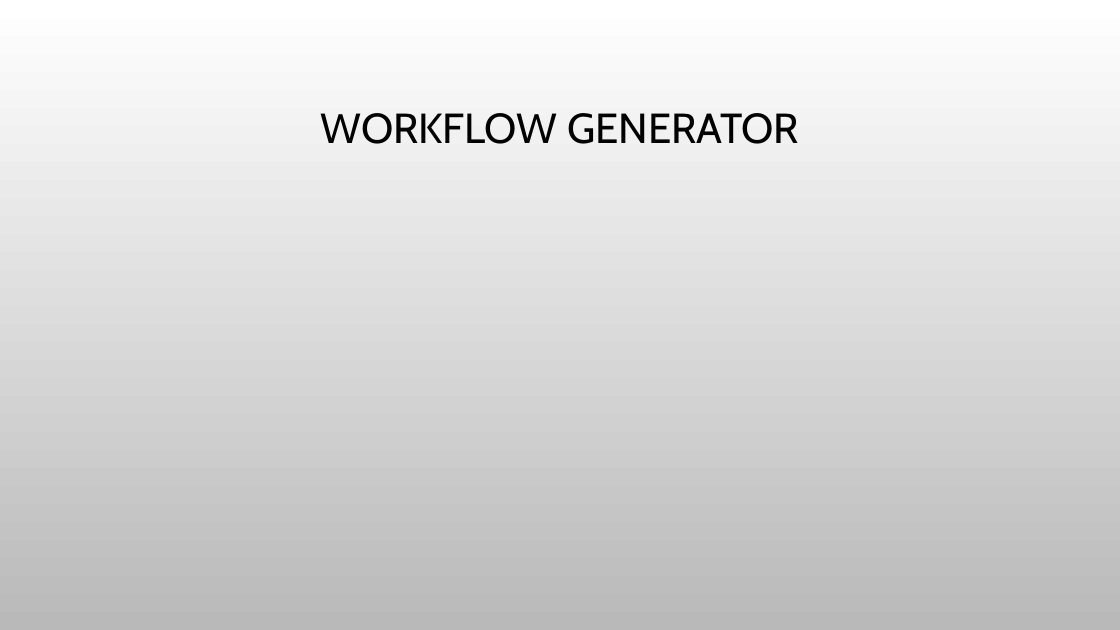
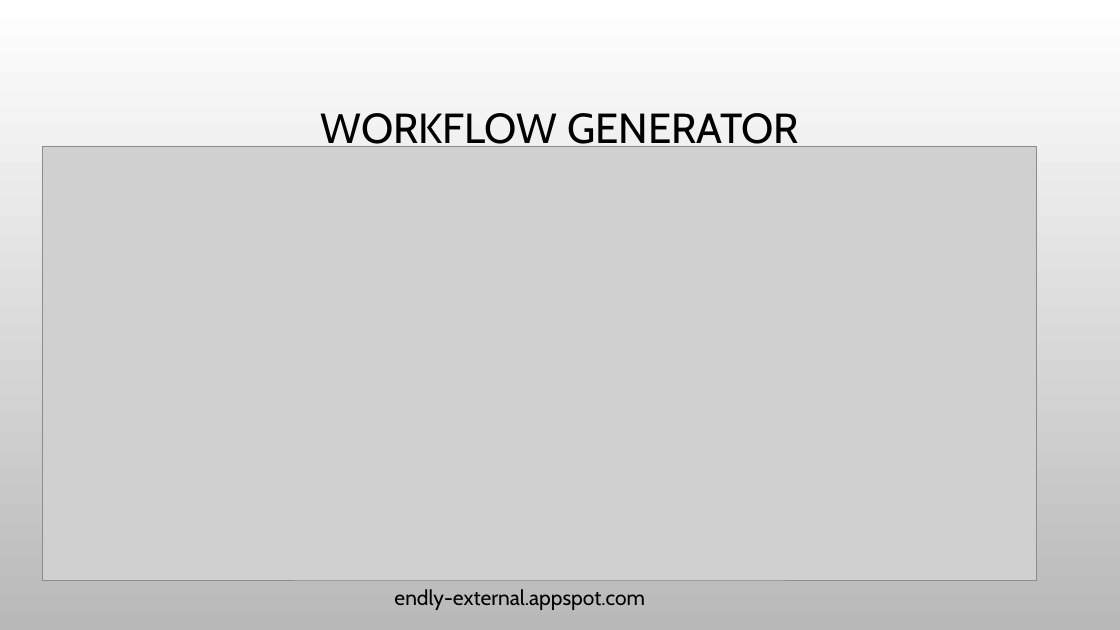
Before and after one commit to adrianwit/golang-e2e-testing, a slide deck: slide 16 of golang-e2e.pptx. Drawn at 1120x630 pixels with LibreOffice and Linux fonts; fonts in the diff are those of the drawing; grey boxes stand for pictures; background and template pictures are left out. Boxes give left, top, right and bottom in pixels: in the first picture for what was removed or moved away, otherwise in the second. Text is boxed around its words. In the diff, an @@ line names an element or a change of style, - is before the commit and + after.

```diff
--- a/golang-e2e.pptx
+++ b/golang-e2e.pptx
@@ picture added at box(43, 146, 1037, 580) @@
@@ text added at box(394, 589, 645, 610), 18 pt, text #000000 @@
+  endly-external.appspot.com
```
Also in this commit, not shown: 8 other slides changed, 3 slides added, 1 slide removed, 1 other file.
